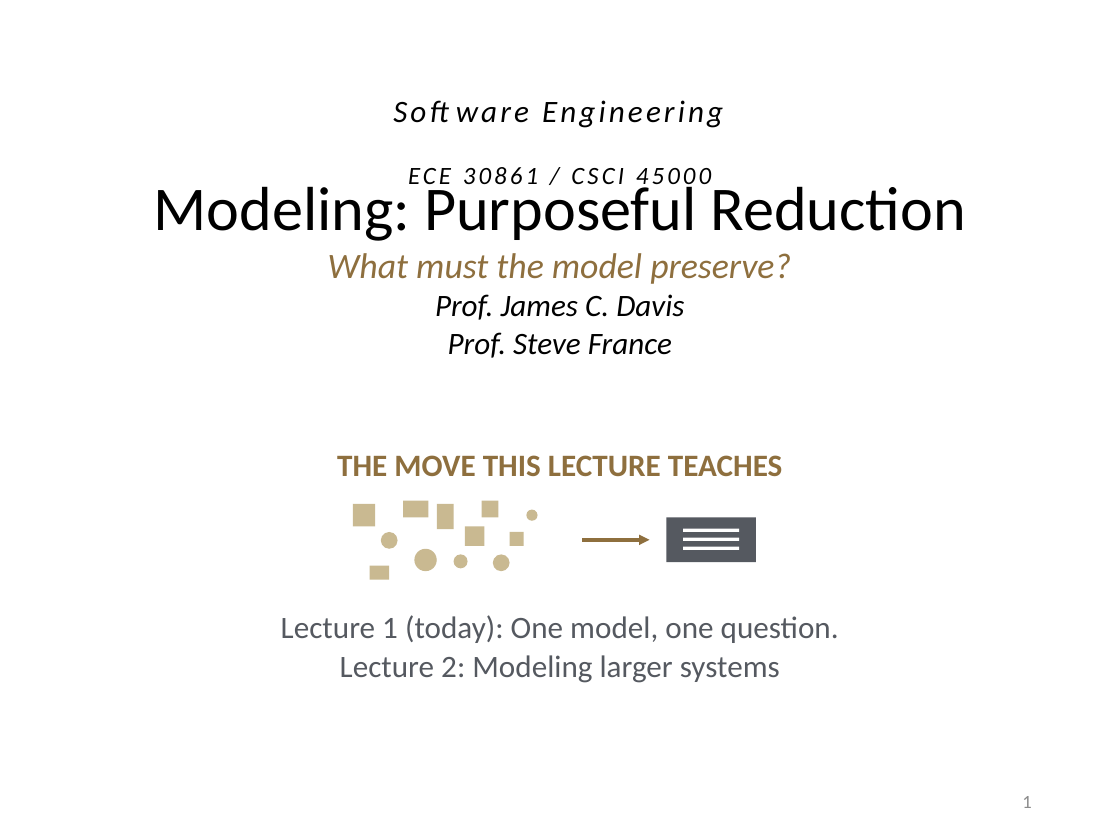
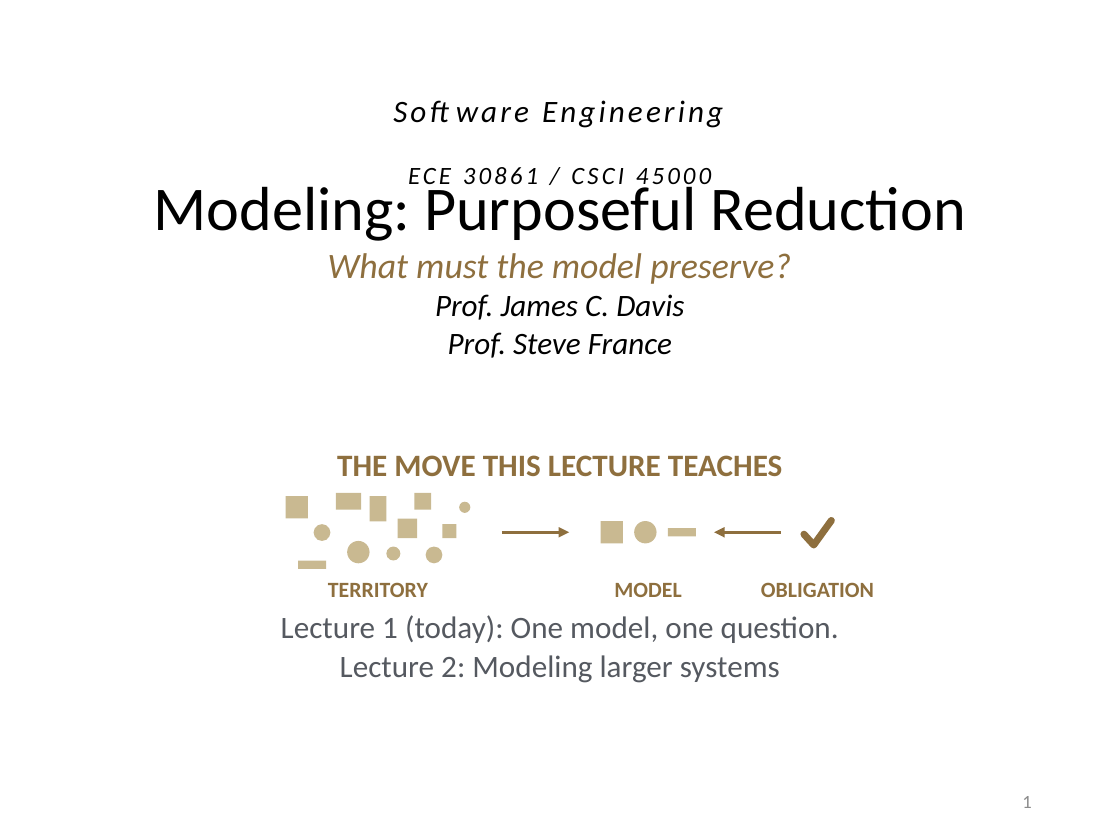
Before and after one commit to davisjam/model-based-agentic-software-engineering, a slide deck: slide 1 of course/lectures/act-2-delegation-and-control/02-modeling/2-2-Modeling-1-Purposeful-Reduction.pptx. Drawn at 1120x840 pixels with LibreOffice and Linux fonts; fonts in the diff are those of the drawing; background and template pictures are left out. Boxes give left, top, right and bottom in pixels: in the first picture for what was removed or moved away, otherwise in the second. Text is boxed around its words. In the diff, an @@ line names an element or a change of style, - is before the commit and + after.

```diff
--- a/course/lectures/act-2-delegation-and-control/02-modeling/2-2-Modeling-1-Purposeful-Reduction.pptx
+++ b/course/lectures/act-2-delegation-and-control/02-modeling/2-2-Modeling-1-Purposeful-Reduction.pptx
@@ rectangle: place and size @@
-rectangle at box(482, 501, 498, 517)
+rectangle at box(414, 493, 431, 510)
@@ 3 rectangles, 3 ellipses: place and size @@
-3 rectangles, 3 ellipses at box(353, 501, 538, 571)
+3 rectangles, 3 ellipses at box(286, 493, 470, 563)
@@ rectangle: place and size @@
-rectangle at box(465, 526, 484, 545)
+rectangle at box(398, 519, 417, 538)
@@ rectangle: place and size @@
-rectangle at box(510, 532, 523, 545)
+rectangle at box(442, 524, 456, 538)
@@ arrow moved from (582, 540) - (650, 540) to (502, 532) - (569, 532) @@
@@ rectangle added at box(600, 521, 623, 543), fill #C9B991 @@
@@ ellipse added at box(634, 521, 656, 543), fill #C9B991 @@
@@ rectangle removed at box(666, 517, 756, 562) @@
@@ rectangle: place and size @@
-rectangle at box(683, 529, 739, 532)
+rectangle at box(668, 528, 696, 535)
@@ rectangle at box(668, 528, 696, 535): fill #FFFFFF to #C9B991 @@
@@ rectangle removed at box(683, 538, 739, 541) @@
@@ arrow added from (782, 532) to (715, 532), #8E6F3E 2.25 pt @@
@@ freeform shape added at box(799, 513, 838, 552), outline #8E6F3E 4.5 pt @@
@@ rectangle: place and size @@
-rectangle at box(370, 566, 389, 579)
+rectangle at box(298, 560, 326, 568)
@@ ellipse: place and size @@
-ellipse at box(454, 554, 467, 568)
+ellipse at box(386, 547, 400, 560)
@@ ellipse: place and size @@
-ellipse at box(493, 554, 510, 571)
+ellipse at box(426, 547, 442, 563)
@@ rectangle removed at box(683, 547, 739, 550) @@
@@ text added at box(328, 582, 428, 597), 14 pt, text #8E6F3E, bold @@
+TERRITORY
@@ text added at box(614, 582, 681, 597), 14 pt, text #8E6F3E, bold @@
+MODEL
@@ text added at box(761, 582, 874, 597), 14 pt, text #8E6F3E, bold @@
+OBLIGATION
```
